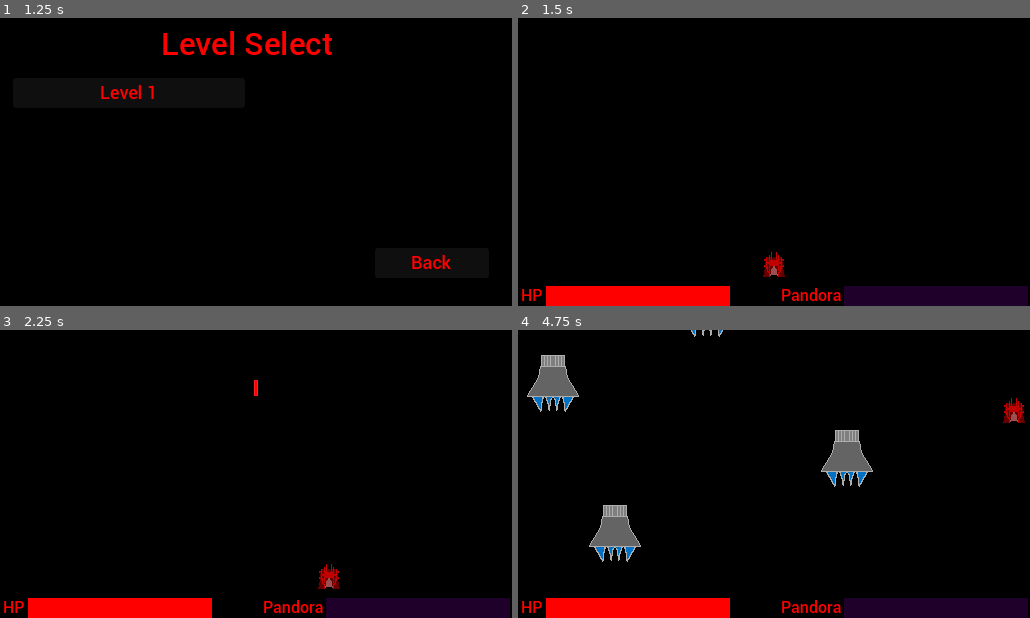
Above: before the commit, frames 1-4 (two rows, left to right).
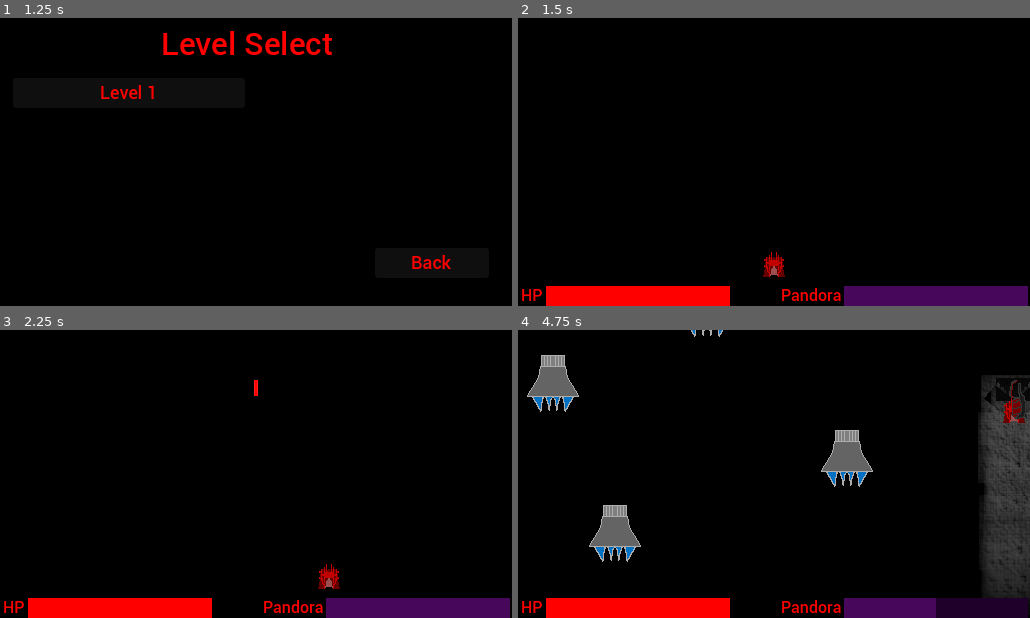
Above: after the commit, the same moments.

Repository: Dovodx/ld57
Game: Godot game, scene res://Scenes/main_menu.tscn
The game is run twice, just before and just after one commit, with the same random seed, the same clock (stepped at 60 frames per second) and the same inputs. Sound files missing from this copy of the repository are replaced by a short silence.
Inputs (mouse positions are in pixels of both pictures, inside the frame that each line leads up to):
- Up to frame 1 (1.25 s): click "Campaign" at 0.5 s
- Up to frame 2 (1.5 s): click "Level 1" at 1.25 s
- Up to frame 3 (2.25 s): tap Enter at 2 s; move the mouse to (368, 459) at 2.02 s; press the mouse at (368, 459) at 2.03 s; hold D (right) from 2.03 s (still down)
- Up to frame 4 (4.75 s): move the mouse to (671, 488) at 2.77 s; release D (right) at 2.78 s; release the mouse at (671, 488) at 2.78 s; hold S (back) 2.78-3.53 s; right-click (671, 488) at 2.85 s; move the mouse to (825, 410) at 3.52 s; press the mouse at (825, 410) at 3.53 s; hold D (right) 3.53-4.28 s; move the mouse to (748, 531) at 4.27 s; release the mouse at (748, 531) at 4.28 s; hold W (forward) from 4.28 s (still down); right-click (748, 531) at 4.35 s

Frame 1 is identical in both runs. In frame 2, 2.5% of the frame differs, in the area x 63-100%, y 93-100%; in frame 3, 2.5%; in frame 4, 7.7%, in the area x 63-100%, y 15-100%.

Commit message:
New weapon, more improvements and sounds

Diff:
--- a/Prefabs/enemy_1.tscn
+++ b/Prefabs/enemy_1.tscn
@@ -56,5 +56,6 @@
 pitch_variance = 0.1
 
 [connection signal="died" from="healthnode" to="." method="_on_healthnode_died"]
+[connection signal="took_damage" from="healthnode" to="." method="_on_healthnode_took_damage"]
 [connection signal="area_entered" from="hitbox" to="." method="_on_hitbox_area_entered"]
 [connection signal="area_entered" from="hurtbox" to="healthnode" method="hurtbox_hit"]
--- a/Prefabs/enemy_2.tscn
+++ b/Prefabs/enemy_2.tscn
@@ -68,6 +68,7 @@
 pitch_variance = 0.1
 
 [connection signal="died" from="healthnode" to="." method="_on_healthnode_died"]
+[connection signal="took_damage" from="healthnode" to="." method="_on_healthnode_took_damage"]
 [connection signal="area_entered" from="hitbox" to="." method="_on_hitbox_area_entered"]
 [connection signal="area_entered" from="hurtbox" to="healthnode" method="hurtbox_hit"]
 [connection signal="timeout" from="shottimer" to="." method="_on_shottimer_timeout"]
--- a/Prefabs/pandora's_box.tscn
+++ b/Prefabs/pandora's_box.tscn
@@ -11,6 +11,7 @@
 [ext_resource type="Texture2D" uid="uid://b7ggy0uhbwiuu" path="res://Textures/box open 1.png" id="5_yiyea"]
 [ext_resource type="PackedScene" uid="uid://ccb1r6vtk8oj1" path="res://Prefabs/pandora/bounce_laser.tscn" id="6_e4vc1"]
 [ext_resource type="PackedScene" uid="uid://dys32k8d10uat" path="res://Prefabs/pandora/swords.tscn" id="7_hg7ky"]
+[ext_resource type="PackedScene" uid="uid://c8vls6fo3s683" path="res://Prefabs/pandora/bats.tscn" id="8_5gau0"]
 [ext_resource type="AudioStream" uid="uid://pxpklv7rxcvx" path="res://Sounds/box open.wav" id="10_0t8ic"]
 [ext_resource type="Script" uid="uid://nrqq081vk3pp" path="res://Scripts/SfxScript.gd" id="11_pff78"]
 [ext_resource type="AudioStream" uid="uid://bf6lcnl1c55ap" path="res://Sounds/box close.wav" id="12_pff78"]
@@ -181,7 +182,7 @@
 
 [node name="pandora\'s box" type="Node2D"]
 script = ExtResource("1_8dlgq")
-prefabs = Array[PackedScene]([ExtResource("2_8q0cf"), ExtResource("3_co3ow"), ExtResource("4_yiyea"), ExtResource("5_e4vc1"), ExtResource("6_e4vc1"), ExtResource("7_hg7ky")])
+prefabs = Array[PackedScene]([ExtResource("2_8q0cf"), ExtResource("3_co3ow"), ExtResource("4_yiyea"), ExtResource("5_e4vc1"), ExtResource("6_e4vc1"), ExtResource("7_hg7ky"), ExtResource("8_5gau0")])
 
 [node name="particles" type="GPUParticles2D" parent="."]
 amount = 10
--- /dev/null
+++ b/Prefabs/pandora/bats.tscn
@@ -0,0 +1,112 @@
+[gd_scene load_steps=12 format=3 uid="uid://c8vls6fo3s683"]
+
+[ext_resource type="Script" uid="uid://c8740t8r4y65i" path="res://Scripts/pandora/BatsScript.gd" id="1_bn44a"]
+[ext_resource type="Texture2D" uid="uid://c30m6ho1s0um4" path="res://Textures/pandora/bat 1.png" id="1_gh2kg"]
+[ext_resource type="Script" uid="uid://buqt0ou6cf8x7" path="res://Scripts/HitboxScript.gd" id="2_ijneh"]
+[ext_resource type="Texture2D" uid="uid://bj03kcswfmpy6" path="res://Textures/pandora/bat 2.png" id="2_jd3rk"]
+
+[sub_resource type="RectangleShape2D" id="RectangleShape2D_bn44a"]
+size = Vector2(140, 140)
+
+[sub_resource type="Gradient" id="Gradient_bn44a"]
+offsets = PackedFloat32Array(0, 0.268456, 0.738255, 1)
+colors = PackedColorArray(1, 1, 1, 0, 1, 1, 1, 1, 1, 1, 1, 1, 1, 1, 1, 0)
+
+[sub_resource type="GradientTexture1D" id="GradientTexture1D_ijneh"]
+gradient = SubResource("Gradient_bn44a")
+
+[sub_resource type="ParticleProcessMaterial" id="ParticleProcessMaterial_bn44a"]
+particle_flag_disable_z = true
+emission_shape = 3
+emission_box_extents = Vector3(80, 80, 1)
+spread = 180.0
+initial_velocity_min = 15.15
+initial_velocity_max = 32.3
+gravity = Vector3(0, 0, 0)
+radial_accel_min = -178.55
+radial_accel_max = -178.55
+color_ramp = SubResource("GradientTexture1D_ijneh")
+
+[sub_resource type="Animation" id="Animation_kt7se"]
+resource_name = "flap"
+length = 0.200002
+loop_mode = 1
+step = 0.0166667
+tracks/0/type = "value"
+tracks/0/imported = false
+tracks/0/enabled = true
+tracks/0/path = NodePath(".:texture")
+tracks/0/interp = 1
+tracks/0/loop_wrap = true
+tracks/0/keys = {
+"times": PackedFloat32Array(0, 0.1),
+"transitions": PackedFloat32Array(1, 1),
+"update": 1,
+"values": [ExtResource("1_gh2kg"), ExtResource("2_jd3rk")]
+}
+
+[sub_resource type="Animation" id="Animation_u3ian"]
+length = 0.001
+tracks/0/type = "value"
+tracks/0/imported = false
+tracks/0/enabled = true
+tracks/0/path = NodePath(".:texture")
+tracks/0/interp = 1
+tracks/0/loop_wrap = true
+tracks/0/keys = {
+"times": PackedFloat32Array(0),
+"transitions": PackedFloat32Array(1),
+"update": 1,
+"values": [ExtResource("1_gh2kg")]
+}
+
+[sub_resource type="AnimationLibrary" id="AnimationLibrary_8pcby"]
+_data = {
+&"RESET": SubResource("Animation_u3ian"),
+&"flap": SubResource("Animation_kt7se")
+}
+
+[node name="bats" type="CharacterBody2D"]
+motion_mode = 1
+script = ExtResource("1_bn44a")
+
+[node name="hitbox" type="Area2D" parent="."]
+visible = false
+collision_layer = 4
+collision_mask = 2
+script = ExtResource("2_ijneh")
+
+[node name="CollisionShape2D" type="CollisionShape2D" parent="hitbox"]
+shape = SubResource("RectangleShape2D_bn44a")
+
+[node name="GPUParticles2D" type="GPUParticles2D" parent="."]
+amount = 24
+texture = ExtResource("1_gh2kg")
+lifetime = 1.5
+process_material = SubResource("ParticleProcessMaterial_bn44a")
+
+[node name="AnimationPlayer" type="AnimationPlayer" parent="GPUParticles2D"]
+libraries = {
+&"": SubResource("AnimationLibrary_8pcby")
+}
+autoplay = "flap"
+
+[node name="hit timer" type="Timer" parent="."]
+process_callback = 0
+wait_time = 0.25
+autostart = true
+
+[node name="target timer" type="Timer" parent="."]
+process_callback = 0
+wait_time = 0.5
+autostart = true
+
+[node name="death timer" type="Timer" parent="."]
+process_callback = 0
+wait_time = 8.0
+one_shot = true
+autostart = true
+
+[connection signal="timeout" from="hit timer" to="." method="_on_hit_timer_timeout"]
+[connection signal="timeout" from="target timer" to="." method="_on_target_timer_timeout"]
+[connection signal="timeout" from="death timer" to="." method="_on_death_timer_timeout"]
--- a/Prefabs/pandora/flamethrower.tscn
+++ b/Prefabs/pandora/flamethrower.tscn
@@ -6,9 +6,7 @@
 [ext_resource type="AudioStream" uid="uid://8c3ks44325fp" path="res://Sounds/flames v2.wav" id="4_bbbrw"]
 [ext_resource type="Script" uid="uid://nrqq081vk3pp" path="res://Scripts/SfxScript.gd" id="5_ivvco"]
 [ext_resource type="AudioStream" uid="uid://cjukpvoyksu7n" path="res://Sounds/flamethrower cock.wav" id="6_ivvco"]
-
-[sub_resource type="RectangleShape2D" id="RectangleShape2D_mrwux"]
-size = Vector2(88, 130)
+[ext_resource type="Script" uid="uid://buqt0ou6cf8x7" path="res://Scripts/HitboxScript.gd" id="7_60i07"]
 
 [sub_resource type="Gradient" id="Gradient_sgfmj"]
 offsets = PackedFloat32Array(0, 0.154545, 0.281818, 1)
@@ -159,6 +157,9 @@
 &"flame": SubResource("Animation_g4bbo")
 }
 
+[sub_resource type="RectangleShape2D" id="RectangleShape2D_mrwux"]
+size = Vector2(88, 130)
+
 [node name="flamethrower" type="Node2D"]
 script = ExtResource("1_g4bbo")
 hitbox_active = false
@@ -166,11 +167,6 @@
 [node name="sprite" type="Sprite2D" parent="."]
 z_index = 6
 texture = ExtResource("1_mrwux")
-
-[node name="box" type="CollisionShape2D" parent="."]
-visible = false
-position = Vector2(3, -92)
-shape = SubResource("RectangleShape2D_mrwux")
 
 [node name="GPUParticles2D" type="GPUParticles2D" parent="."]
 position = Vector2(3, -27)
@@ -205,3 +201,13 @@
 bus = &"SFX"
 script = ExtResource("5_ivvco")
 pitch_variance = 0.02
+
+[node name="hitbox" type="Area2D" parent="."]
+collision_layer = 4
+collision_mask = 2
+script = ExtResource("7_60i07")
+
+[node name="box" type="CollisionShape2D" parent="hitbox"]
+visible = false
+position = Vector2(3, -92)
+shape = SubResource("RectangleShape2D_mrwux")
--- a/Prefabs/pandora/vacuum.tscn
+++ b/Prefabs/pandora/vacuum.tscn
@@ -5,7 +5,7 @@
 [ext_resource type="Script" uid="uid://buqt0ou6cf8x7" path="res://Scripts/HitboxScript.gd" id="2_s6rhe"]
 [ext_resource type="Texture2D" uid="uid://bywxgle5q76lu" path="res://Textures/pandora/vacuum dust.png" id="4_1a5yh"]
 [ext_resource type="AudioStream" uid="uid://dhk75t111bt6w" path="res://Sounds/suck v2.wav" id="5_3msxj"]
-[ext_resource type="AudioStream" uid="uid://8c3ks44325fp" path="res://Sounds/flames v2.wav" id="5_lottt"]
+[ext_resource type="AudioStream" uid="uid://dpi6fpu1r1k7d" path="res://Sounds/vacuum.wav" id="5_lottt"]
 [ext_resource type="Script" uid="uid://nrqq081vk3pp" path="res://Scripts/SfxScript.gd" id="6_lottt"]
 
 [sub_resource type="RectangleShape2D" id="RectangleShape2D_r8y4i"]
@@ -93,7 +93,7 @@
 
 [sub_resource type="Animation" id="Animation_1a5yh"]
 resource_name = "suck"
-length = 6.0
+length = 9.7
 step = 0.0166667
 tracks/0/type = "value"
 tracks/0/imported = false
@@ -102,7 +102,7 @@
 tracks/0/interp = 1
 tracks/0/loop_wrap = true
 tracks/0/keys = {
-"times": PackedFloat32Array(0, 0.85, 4.36667),
+"times": PackedFloat32Array(0, 0.85, 6.35),
 "transitions": PackedFloat32Array(1, 1, 1),
 "update": 1,
 "values": [false, true, false]
@@ -114,7 +114,7 @@
 tracks/1/interp = 1
 tracks/1/loop_wrap = true
 tracks/1/keys = {
-"times": PackedFloat32Array(0, 0.5, 5.2, 6),
+"times": PackedFloat32Array(0, 0.5, 7.18333, 9.7),
 "transitions": PackedFloat32Array(1, 1, 1, 1),
 "update": 0,
 "values": [Vector2(0, 19.285), Vector2(0, 0), Vector2(0, 0), Vector2(0, 19.285)]
@@ -126,7 +126,7 @@
 tracks/2/interp = 1
 tracks/2/loop_wrap = true
 tracks/2/keys = {
-"times": PackedFloat32Array(0, 0.5, 5.2, 6),
+"times": PackedFloat32Array(0, 0.5, 7.18333, 9.7),
 "transitions": PackedFloat32Array(1, 1, 1, 1),
 "update": 0,
 "values": [Color(1, 1, 1, 0), Color(1, 1, 1, 1), Color(1, 1, 1, 1), Color(1, 1, 1, 0)]
@@ -138,7 +138,7 @@
 tracks/3/interp = 1
 tracks/3/loop_wrap = true
 tracks/3/keys = {
-"times": PackedFloat32Array(0, 0.85, 5.2),
+"times": PackedFloat32Array(0, 0.85, 7.18333),
 "transitions": PackedFloat32Array(1, 1, 1),
 "update": 1,
 "values": [false, true, false]
@@ -150,7 +150,7 @@
 tracks/4/interp = 1
 tracks/4/loop_wrap = true
 tracks/4/keys = {
-"times": PackedFloat32Array(0, 0.85, 5.2),
+"times": PackedFloat32Array(0, 0.85, 7.18333),
 "transitions": PackedFloat32Array(1, 1, 1),
 "update": 1,
 "values": [false, true, false]
@@ -162,13 +162,27 @@
 tracks/5/interp = 1
 tracks/5/loop_wrap = true
 tracks/5/keys = {
-"times": PackedFloat32Array(5.98333),
+"times": PackedFloat32Array(9.7),
 "transitions": PackedFloat32Array(1),
 "values": [{
 "args": [],
 "method": &"queue_free"
 }]
 }
+tracks/6/type = "method"
+tracks/6/imported = false
+tracks/6/enabled = true
+tracks/6/path = NodePath("vacuum sound")
+tracks/6/interp = 1
+tracks/6/loop_wrap = true
+tracks/6/keys = {
+"times": PackedFloat32Array(0.833333),
+"transitions": PackedFloat32Array(1),
+"values": [{
+"args": [],
+"method": &"play_sfx"
+}]
+}
 
 [sub_resource type="AnimationLibrary" id="AnimationLibrary_m2ufo"]
 _data = {
@@ -185,6 +199,7 @@
 texture = ExtResource("1_r8y4i")
 
 [node name="suck" type="Area2D" parent="."]
+visible = false
 position = Vector2(-2, -8)
 collision_layer = 4
 collision_mask = 10
@@ -228,7 +243,7 @@
 max_polyphony = 20
 bus = &"SFX"
 script = ExtResource("6_lottt")
-pitch_variance = 0.1
+pitch_variance = 0.01
 
 [node name="scoop sound" type="AudioStreamPlayer2D" parent="."]
 stream = ExtResource("5_3msxj")
--- /dev/null
+++ b/Scenes/test scene.tscn
@@ -0,0 +1,24 @@
+[gd_scene load_steps=3 format=3 uid="uid://v0aaxgsm33kw"]
+
+[ext_resource type="PackedScene" uid="uid://c8vls6fo3s683" path="res://Prefabs/pandora/bats.tscn" id="1_jkl10"]
+[ext_resource type="PackedScene" uid="uid://bw2ynto3l1bnq" path="res://Prefabs/enemy_2.tscn" id="2_4nf2p"]
+
+[node name="level" type="Node2D"]
+
+[node name="bats" parent="." instance=ExtResource("1_jkl10")]
+position = Vector2(286, 108)
+
+[node name="enemy 2" parent="." instance=ExtResource("2_4nf2p")]
+position = Vector2(139, 85)
+
+[node name="enemy 3" parent="." instance=ExtResource("2_4nf2p")]
+position = Vector2(449, 197)
+
+[node name="enemy 4" parent="." instance=ExtResource("2_4nf2p")]
+position = Vector2(99, 235)
+
+[node name="enemy 5" parent="." instance=ExtResource("2_4nf2p")]
+position = Vector2(290, 261)
+
+[node name="enemy 6" parent="." instance=ExtResource("2_4nf2p")]
+position = Vector2(467, 46)
--- a/Scripts/Enemy1Script.gd
+++ b/Scripts/Enemy1Script.gd
@@ -3,6 +3,7 @@
 var speed = 100
 var external_force = Vector2.ZERO
 var external_force_decay = 0.99
+var damaged_sprite = preload("res://Textures/enemy 1 damaged.png")
 
 func _physics_process(delta: float) -> void:
 	velocity = Vector2.DOWN * speed + external_force
@@ -25,3 +26,7 @@
 
 func _on_hitbox_area_entered(area: Area2D) -> void:
 	die() #die when we ram into the player
+
+func _on_healthnode_took_damage() -> void:
+	if $healthnode.health < $healthnode.maxhealth:
+		$sprite.texture = damaged_sprite
--- a/Scripts/Enemy2Script.gd
+++ b/Scripts/Enemy2Script.gd
@@ -1,6 +1,7 @@
 extends CharacterBody2D
 
 var shot_prefab = preload("res://Prefabs/enemy_2_shot.tscn")
+var damaged_sprite = preload("res://Textures/enemy 2 damaged.png")
 var speed = 50
 var external_force = Vector2.ZERO
 var external_force_decay = 0.99
@@ -61,3 +62,7 @@
 
 func _on_hitbox_area_entered(area: Area2D) -> void:
 	die() #die when we ram into the player
+
+func _on_healthnode_took_damage() -> void:
+	if $healthnode.health < $healthnode.maxhealth:
+		$sprite.texture = damaged_sprite
--- a/Scripts/HealthScript.gd
+++ b/Scripts/HealthScript.gd
@@ -6,11 +6,13 @@
 @export var dead = false
 
 signal died
+signal took_damage
 
 func hurtbox_hit(area: Area2D):
 	if dead or area.get("team") == null: return
 	if area.team != team:
 		take_damage(area.damage)
+		took_damage.emit()
 		area.was_hit.emit()
 
 func take_damage(damage):
--- a/Scripts/PandoraScript.gd
+++ b/Scripts/PandoraScript.gd
@@ -7,7 +7,7 @@
 	$AnimationPlayer.play("open")
 
 func spawn_weapon():
-	var index = randi_range(0, prefabs.size() - 1)
+	var index = 3#randi_range(0, prefabs.size() - 1)
 	var weapon = prefabs[index].instantiate()
 	if index == 2 or index == 3 or index == 5:
 		get_node("/root/level/player").add_child(weapon)
--- a/Scripts/PlayerScript.gd
+++ b/Scripts/PlayerScript.gd
@@ -10,7 +10,7 @@
 var healthbar_max_size = 184.0
 
 @onready var pandorabar_fill = $"/root/level/hud/pandora fill"
-var pandora_meter = 0.0
+var pandora_meter = 100.0
 var pandora_max = 100.0
 var pandora_laser_add = 1
 
--- /dev/null
+++ b/Scripts/pandora/BatsScript.gd
@@ -0,0 +1,37 @@
+extends CharacterBody2D
+
+var hit_active_time = 0.3
+var hit_reset_time = 0.2
+var speed = 150
+var target: Vector2
+
+func _ready() -> void:
+	find_target()
+
+func _physics_process(delta: float) -> void:
+	velocity = (velocity + (target - global_position).normalized() * speed) / 2.0
+	move_and_slide()
+
+func find_target():
+	target = global_position
+	var enemies = get_tree().get_nodes_in_group("enemies")
+	if enemies.is_empty():
+		target = Vector2(randf_range(32, 512 - 32), randf_range(32, 288 - 64))
+	else:
+		target = enemies[0].global_position
+
+func _on_hit_timer_timeout() -> void:
+	if $hitbox/CollisionShape2D.disabled:
+		$hitbox/CollisionShape2D.disabled = false
+		$"hit timer".wait_time = hit_active_time
+		$"hit timer".start()
+	else:
+		$hitbox/CollisionShape2D.disabled = true
+		$"hit timer".wait_time = hit_reset_time
+		$"hit timer".start()
+
+func _on_target_timer_timeout() -> void:
+	find_target()
+
+func _on_death_timer_timeout() -> void:
+	queue_free()
--- a/Scripts/pandora/FlamethrowerScript.gd
+++ b/Scripts/pandora/FlamethrowerScript.gd
@@ -1,17 +1,23 @@
 extends Node2D
 
 @export var hitbox_active = true
-var damage = 1
+var damage = 0.5
+var counter = 0
 @export var hitbox: RectangleShape2D
 
 func _ready() -> void:
 	$AnimationPlayer.play("flame")
 
 func _physics_process(delta: float) -> void:
-	if hitbox_active == false: return
-	for item in get_tree().get_nodes_in_group("enemies"):
-		if (item.global_position.y > $box.global_position.y - $box.shape.size.y / 1.8 and
-			item.global_position.y < $box.global_position.y + $box.shape.size.y / 1.8 and
-			item.global_position.x > $box.global_position.x - $box.shape.size.x / 1.8 and
-			item.global_position.x < $box.global_position.x + $box.shape.size.x / 1.8):
-			item.get_node("healthnode").take_damage(damage)
+	if hitbox_active:
+		$hitbox/box.disabled = counter % 4 == 0
+		counter += 1
+	else:
+		$hitbox/box.disabled = true
+	#if hitbox_active == false: return
+	#for item in get_tree().get_nodes_in_group("enemies"):
+		#if (item.global_position.y > $box.global_position.y - $box.shape.size.y / 1.8 and
+			#item.global_position.y < $box.global_position.y + $box.shape.size.y / 1.8 and
+			#item.global_position.x > $box.global_position.x - $box.shape.size.x / 1.8 and
+			#item.global_position.x < $box.global_position.x + $box.shape.size.x / 1.8):
+			#item.get_node("healthnode").take_damage(damage)
--- a/Scripts/pandora/VacuumScript.gd
+++ b/Scripts/pandora/VacuumScript.gd
@@ -8,7 +8,7 @@
 func _physics_process(delta: float) -> void:
 	if $suck.monitoring == false: return
 	for item in get_tree().get_nodes_in_group("enemies"):
-		if (item.global_position.y < global_position.y - 20 and
-			item.global_position.y > global_position.y - 170 and
-			abs(item.global_position.x - global_position.x) < 100):
+		if (item.global_position.y < global_position.y - 10 and
+			item.global_position.y > global_position.y - 190 and
+			abs(item.global_position.x - global_position.x) < 130):
 			item.external_force += (global_position - item.global_position).normalized() * suckforce
Not shown: 1 places in Prefabs/pandora's_box.tscn that only renumber resources
Not shown: 1 places in Prefabs/pandora/flamethrower.tscn that only renumber resources
Not shown, added: Scripts/pandora/BatsScript.gd.uid
Not shown, added: Sounds/count one.wav.import
Not shown, added: Sounds/count three.wav.import
Not shown, added: Sounds/count two.wav.import
Not shown, added: Sounds/vacuum.wav.import
Binary file added: Textures/enemy 1 damaged.png
Not shown, added: Textures/enemy 1 damaged.png.import
Binary file added: Textures/enemy 2 damaged.png
Not shown, added: Textures/enemy 2 damaged.png.import
Binary file added: Textures/pandora/bat 1.png
(and 10 more such lines)
